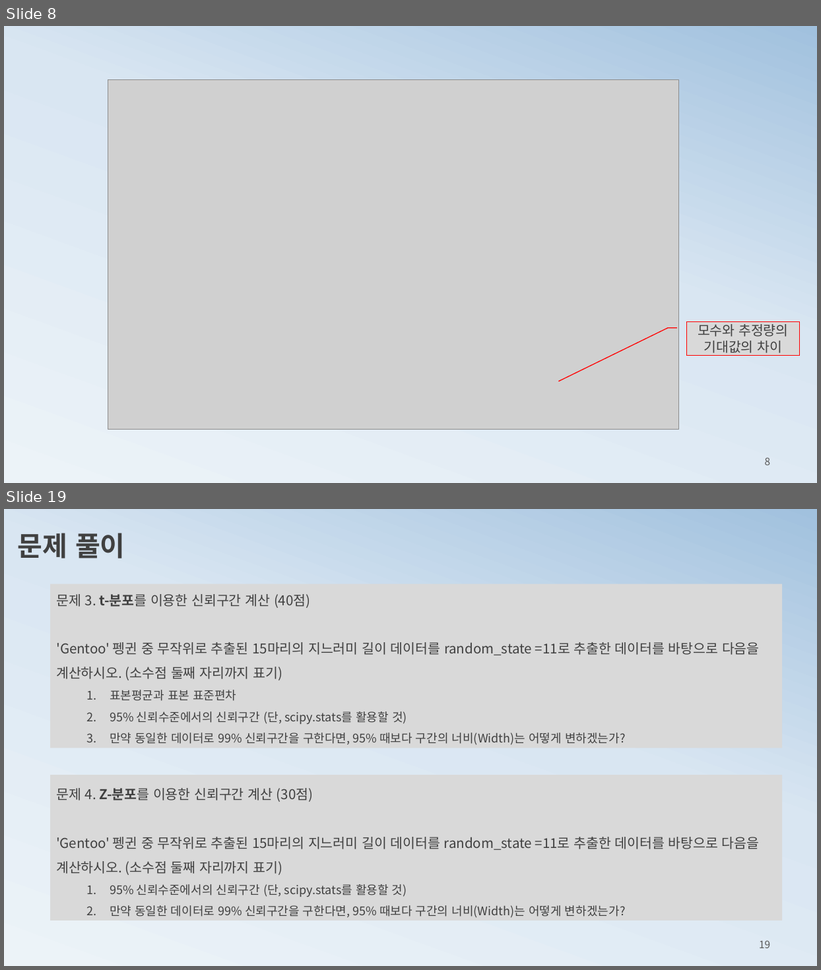
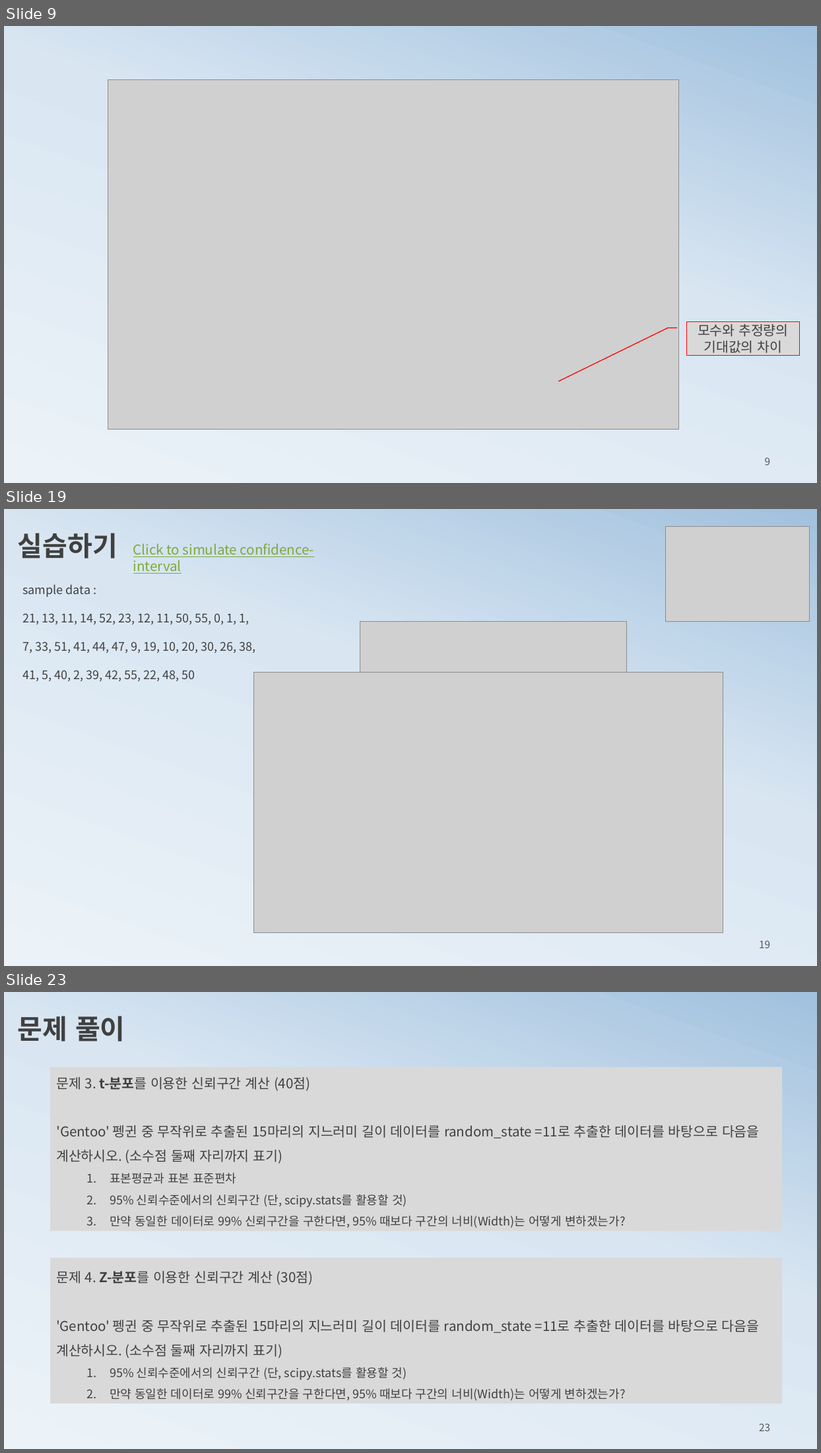
Before and after one commit to ancestor9/mathematics-for-machine-learning, a slide deck: 4_Estimation.pptx. Shown one above the other, each under a label of ours: slides 8 and 19 before the commit, slides 9, 19 and 23 after it; the slides between them are not shown. The pictures are 821x970 and 821x1453 pixels, drawn with LibreOffice and Linux fonts; fonts in the diff are those of the drawing; grey boxes stand for pictures. Boxes give left, top, right and bottom in pixels: in the first picture for what was removed or moved away, otherwise in the second. Text is boxed around its words. In the diff, an @@ line names an element or a change of style, - is before the commit and + after.

```diff
--- a/4_Estimation.pptx
+++ b/4_Estimation.pptx
@@ slide 19 added at (x1=4, y1=509, x2=817, y2=966), background gradient #ECF3F8 to #D9E6F2 to #A1C1DE @@
@@ picture added at (x1=666, y1=527, x2=809, y2=622) @@
@@ text added at (x1=18, y1=533, x2=118, y2=559), 32 pt, text #404040, bold @@
+실습하기
@@ text added at (x1=133, y1=543, x2=314, y2=574), 16 pt, text #7EA939, underline @@
+Click to simulate confidence-interval
@@ text added at (x1=22, y1=584, x2=255, y2=681), 14 pt, text #404040 @@
+sample data :
+21, 13, 11, 14, 52, 23, 12, 11, 50, 55, 0, 1, 1, 7, 33, 51, 41, 44, 47, 9, 19, 10, 20, 30, 26, 38, 41, 5, 40, 2, 39, 42, 55, 22, 48, 50
@@ picture added at (x1=360, y1=621, x2=627, y2=674) @@
@@ picture added at (x1=253, y1=673, x2=723, y2=933) @@
@@ page number added at (x1=759, y1=941, x2=770, y2=949), 12 pt, text #595959 @@
+19
@@ what was slide 8 is now slide 9 @@
@@ page number at (x1=765, y1=458, x2=771, y2=466): text changed @@
-8
+9
@@ what was slide 19 is now slide 23 @@
@@ page number at (x1=759, y1=1424, x2=770, y2=1432): text changed @@
-19
+23
```
Also in this commit, not shown: 9 slides changed, 10 other slides added, 7 slides removed.
